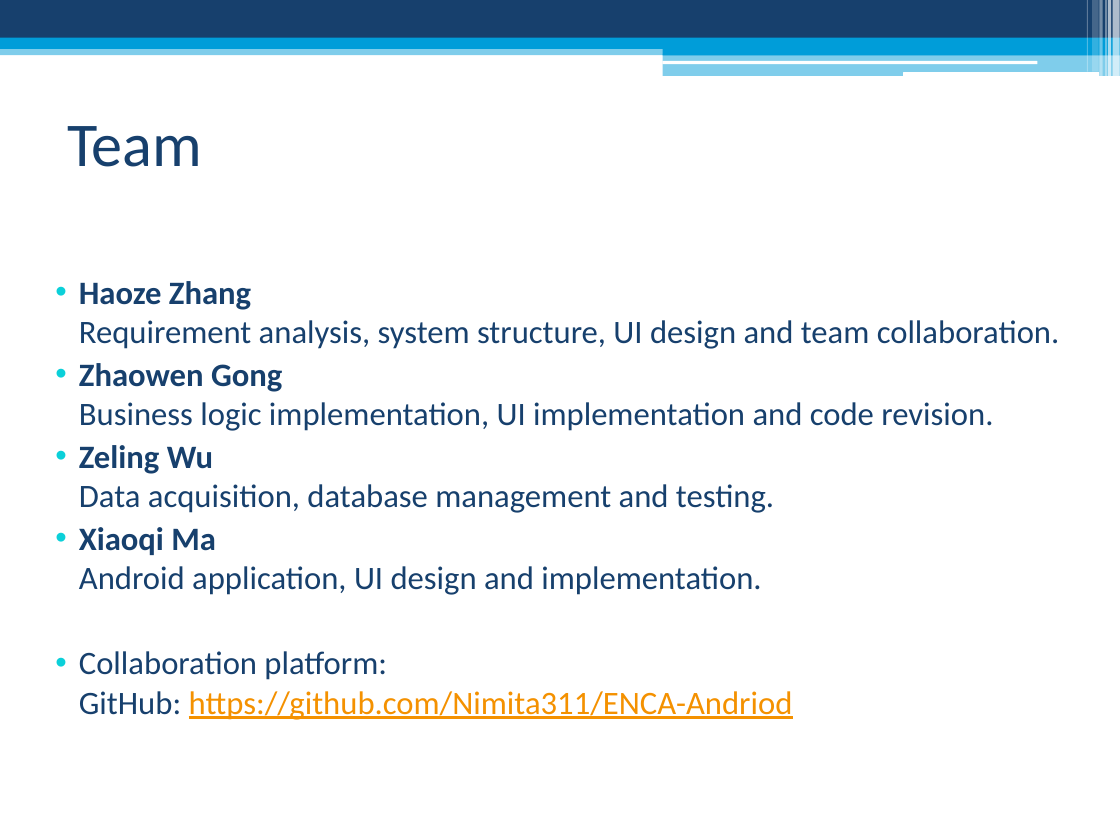
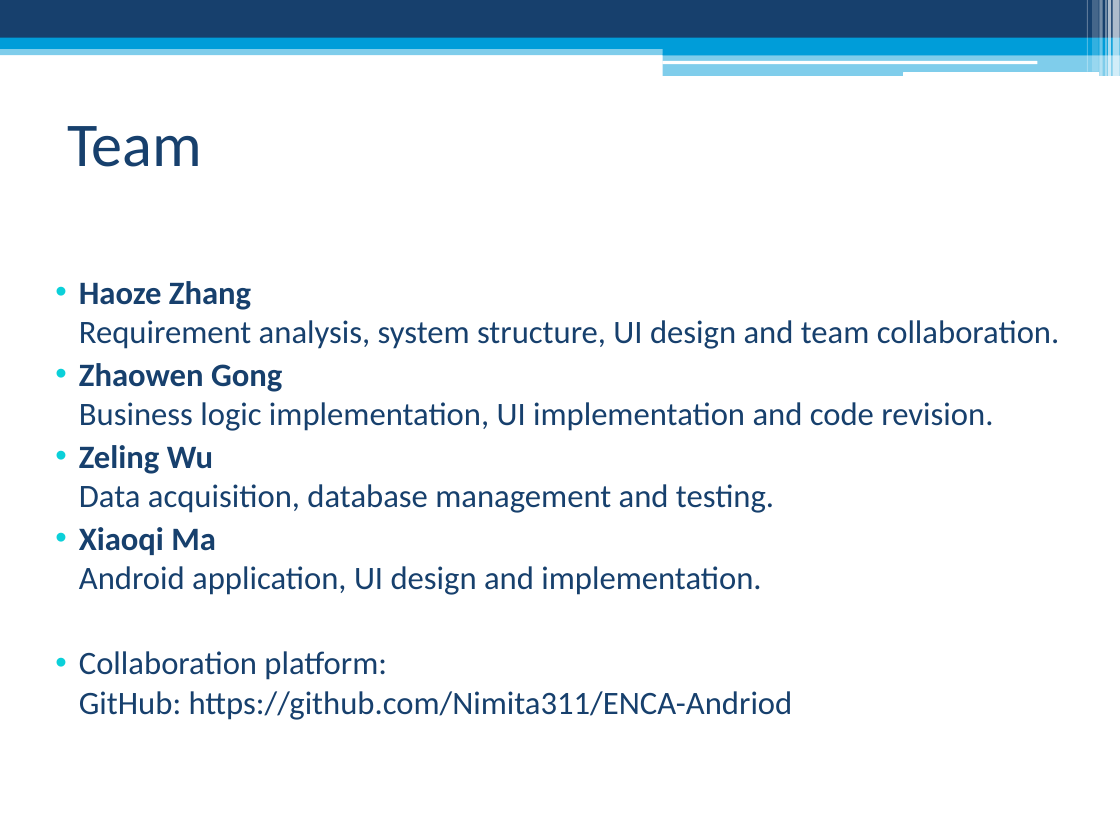
Before and after one commit to thetimeofblack/ENCA-Andriod, a slide deck: slide 2 of Docs/Presentation/Software Engineering II Project.pptx. Drawn at 1120x840 pixels with LibreOffice and Linux fonts; fonts in the diff are those of the drawing. Boxes give left, top, right and bottom in pixels: in the first picture for what was removed or moved away, otherwise in the second. Text is boxed around its words. In the diff, an @@ line names an element or a change of style, - is before the commit and + after.

```diff
--- a/Docs/Presentation/Software Engineering II Project.pptx
+++ b/Docs/Presentation/Software Engineering II Project.pptx
@@ text at <box>79,651,793,720</box>: text colour #F49100 to #17406D, underline off in "https://github.com/Nimita311/ENCA-Andriod" @@
```
Also in this commit, not shown: 10 other slides changed, 4 other files.
